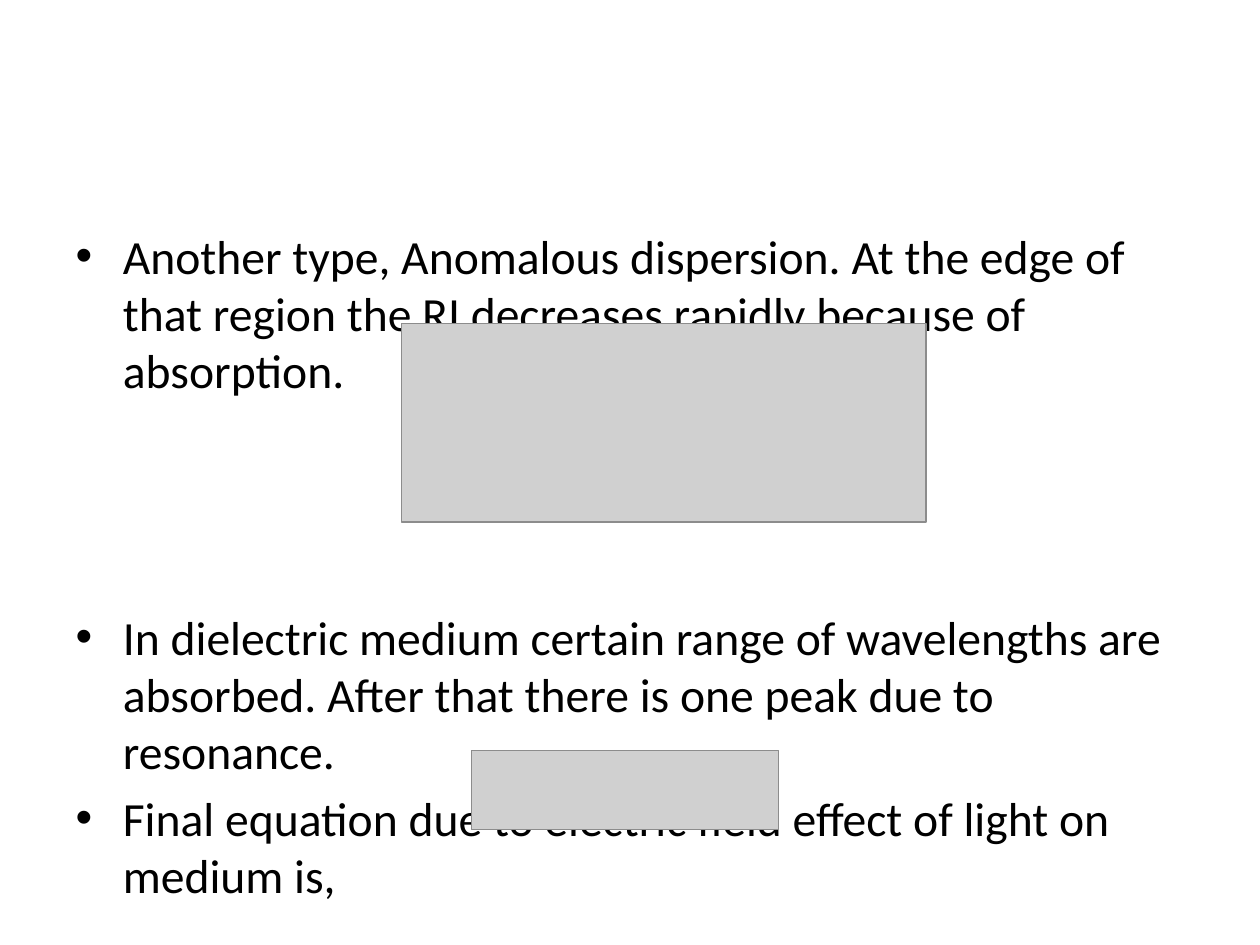
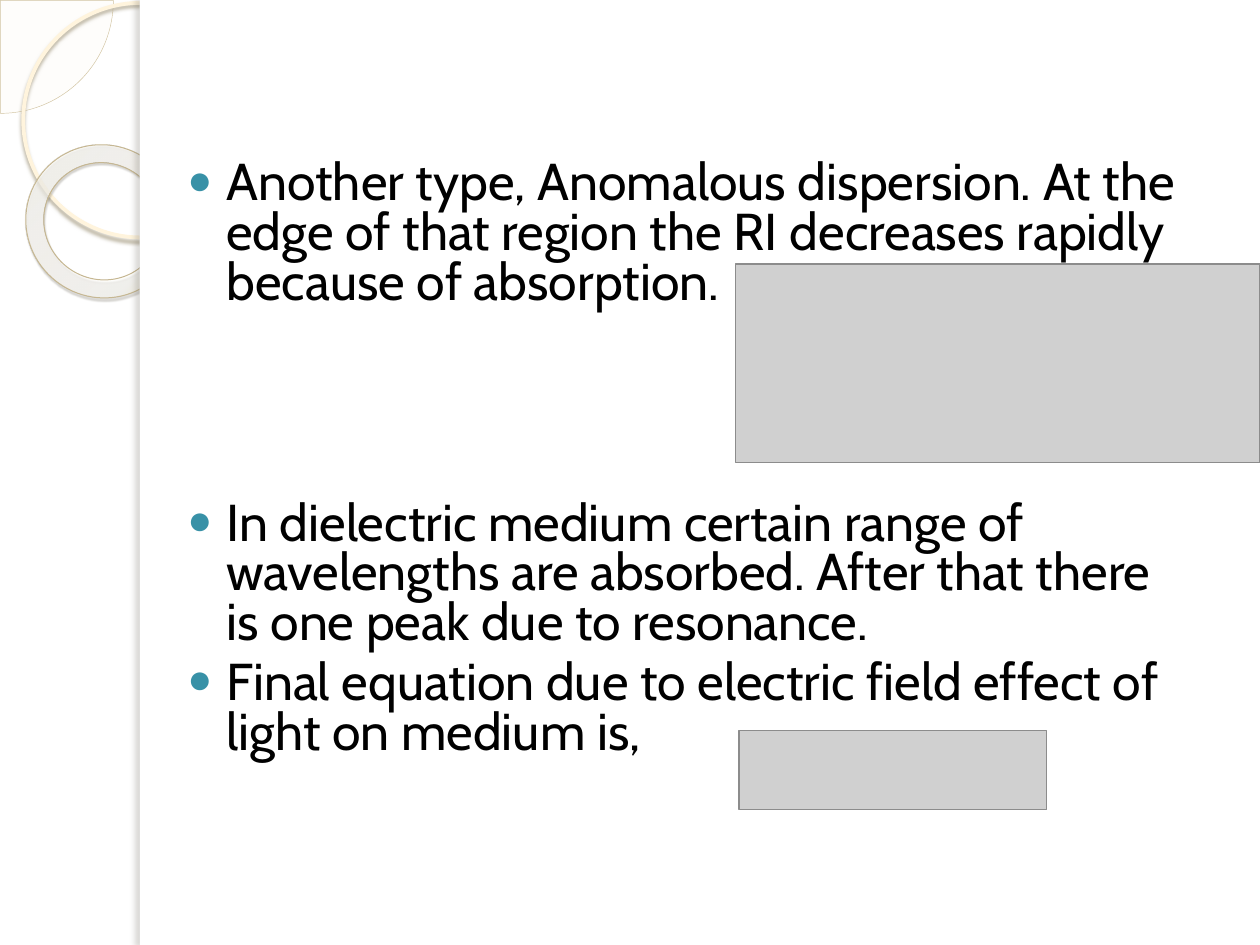
Before and after one commit to rid181198/optical-properties, a slide deck: slide 3 of Optical analysis of different glass types.pptx. Drawn at 1260x945 pixels with LibreOffice and Linux fonts; fonts in the diff are those of the drawing; grey boxes stand for pictures; background and template pictures are left out. Boxes give left, top, right and bottom in pixels: in the first picture for what was removed or moved away, otherwise in the second. Text is boxed around its words. In the diff, an @@ line names an element or a change of style, - is before the commit and + after.

```diff
--- a/Optical analysis of different glass types.pptx
+++ b/Optical analysis of different glass types.pptx
@@ pie slice (boxed as its full ellipse) added at (0, 0, 113, 113), fill #FEFAF4 at 33% opacity, outline #D3C39F 0.25 pt @@
@@ ellipse added at (23, 3, 257, 237), outline #FFF5DE 2.15 pt @@
@@ rectangle added at (140, 0, 1260, 945), fill #FFFFFF @@
@@ rectangle added at (140, 0, 150, 945), fill #FFFFFF @@
@@ donut added at (0, 113, 211, 329), fill gradient #FFFCF6 to #FFFEFB to #F0D28E, outline #C7B893 0.58 pt @@
@@ text "Another type, Anomalous dispersion. At ...": place and size @@
-text "Another type, Anomalous dispersion. At ..." at (123, 241, 1161, 848)
+text "Another type, Anomalous dispersion. At ..." at (226, 161, 1175, 762)
@@ text "Another type, Anomalous dispersion. At ..." at (226, 161, 1175, 762): size 27.2 to 29.6 pt, font Calibri to Cabin; bullet • to ●; line spacing 1 to 0.8 @@
@@ picture: place and size @@
-picture at (402, 324, 926, 522)
+picture at (736, 265, 1260, 462)
@@ picture: place and size @@
-picture at (471, 750, 779, 829)
+picture at (740, 731, 1047, 810)
```
Also in this commit, not shown: 11 other slides changed, 6 slides added, 2 slides removed, 1 other file.
